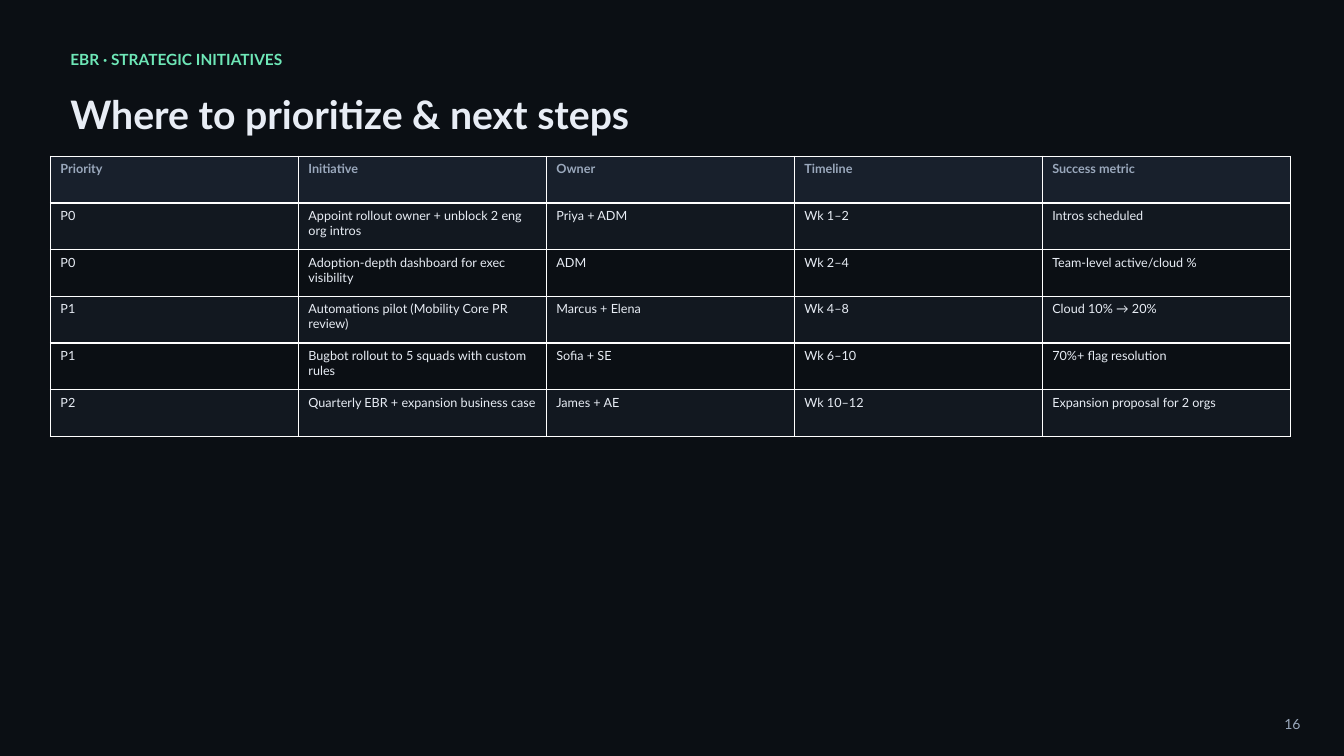
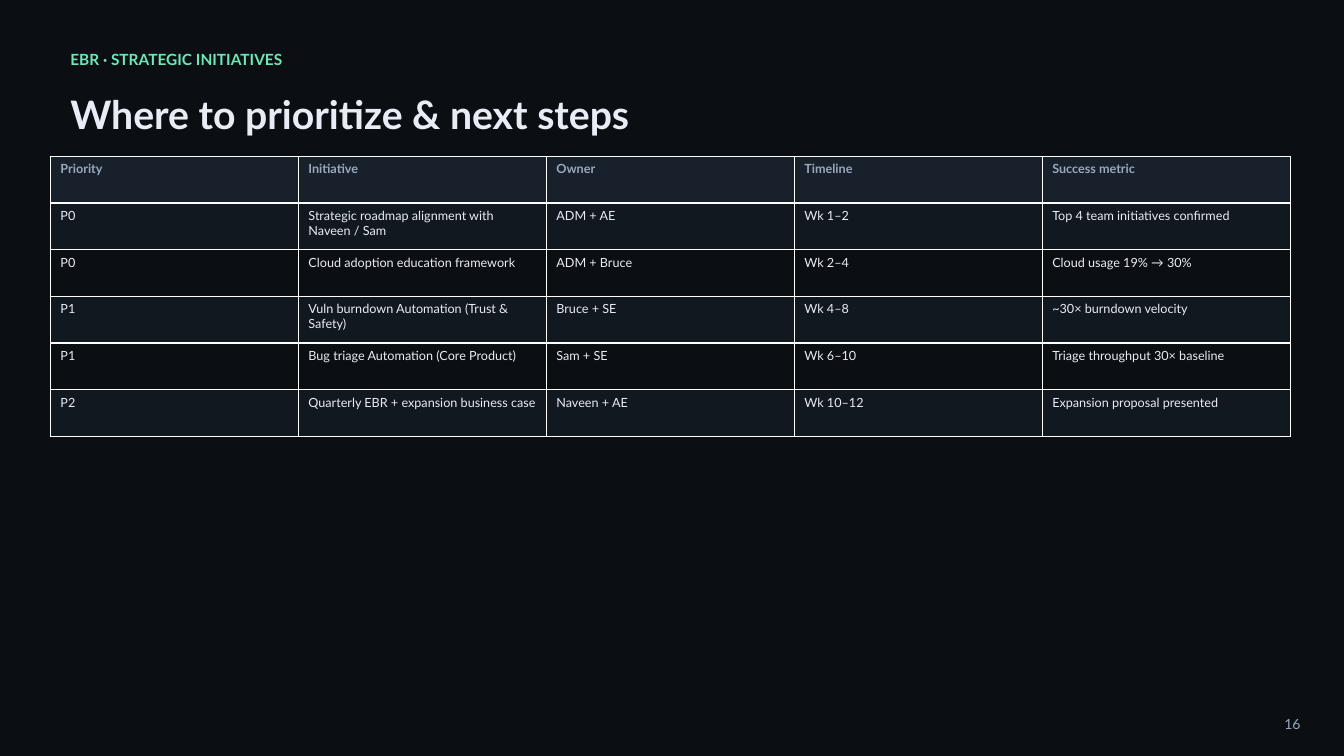
Before and after one commit to gsmith432/DEMO-blender, a slide deck: slide 16 of ebr-interview-deck/Executive_Business_Review_ADM_Interview.pptx. Drawn at 1344x756 pixels with LibreOffice and Linux fonts; fonts in the diff are those of the drawing. Boxes give left, top, right and bottom in pixels: in the first picture for what was removed or moved away, otherwise in the second. Text is boxed around its words. In the diff, an @@ line names an element or a change of style, - is before the commit and + after.

```diff
--- a/ebr-interview-deck/Executive_Business_Review_ADM_Interview.pptx
+++ b/ebr-interview-deck/Executive_Business_Review_ADM_Interview.pptx
@@ table at (50, 156, 1291, 437) @@
-row 2: P0 | Appoint rollout owner + unblock 2 eng org intros | Priya + ADM | Wk 1–2 | Intros scheduled
+row 2: P0 | Strategic roadmap alignment with Naveen / Sam | ADM + AE | Wk 1–2 | Top 4 team initiatives confirmed
-row 3: P0 | Adoption-depth dashboard for exec visibility | ADM | Wk 2–4 | Team-level active/cloud %
+row 3: P0 | Cloud adoption education framework | ADM + Bruce | Wk 2–4 | Cloud usage 19% → 30%
-row 4: P1 | Automations pilot (Mobility Core PR review) | Marcus + Elena | Wk 4–8 | Cloud 10% → 20%
+row 4: P1 | Vuln burndown Automation (Trust & Safety) | Bruce + SE | Wk 4–8 | ~30× burndown velocity
-row 5: P1 | Bugbot rollout to 5 squads with custom rules | Sofia + SE | Wk 6–10 | 70%+ flag resolution
+row 5: P1 | Bug triage Automation (Core Product) | Sam + SE | Wk 6–10 | Triage throughput 30× baseline
-row 6, column 3: James + AE
+row 6, column 3: Naveen + AE
-row 6, column 5: Expansion proposal for 2 orgs
+row 6, column 5: Expansion proposal presented
```
Also in this commit, not shown: 9 other slides changed, 4 slides added, 4 slides removed, 1 other file.
